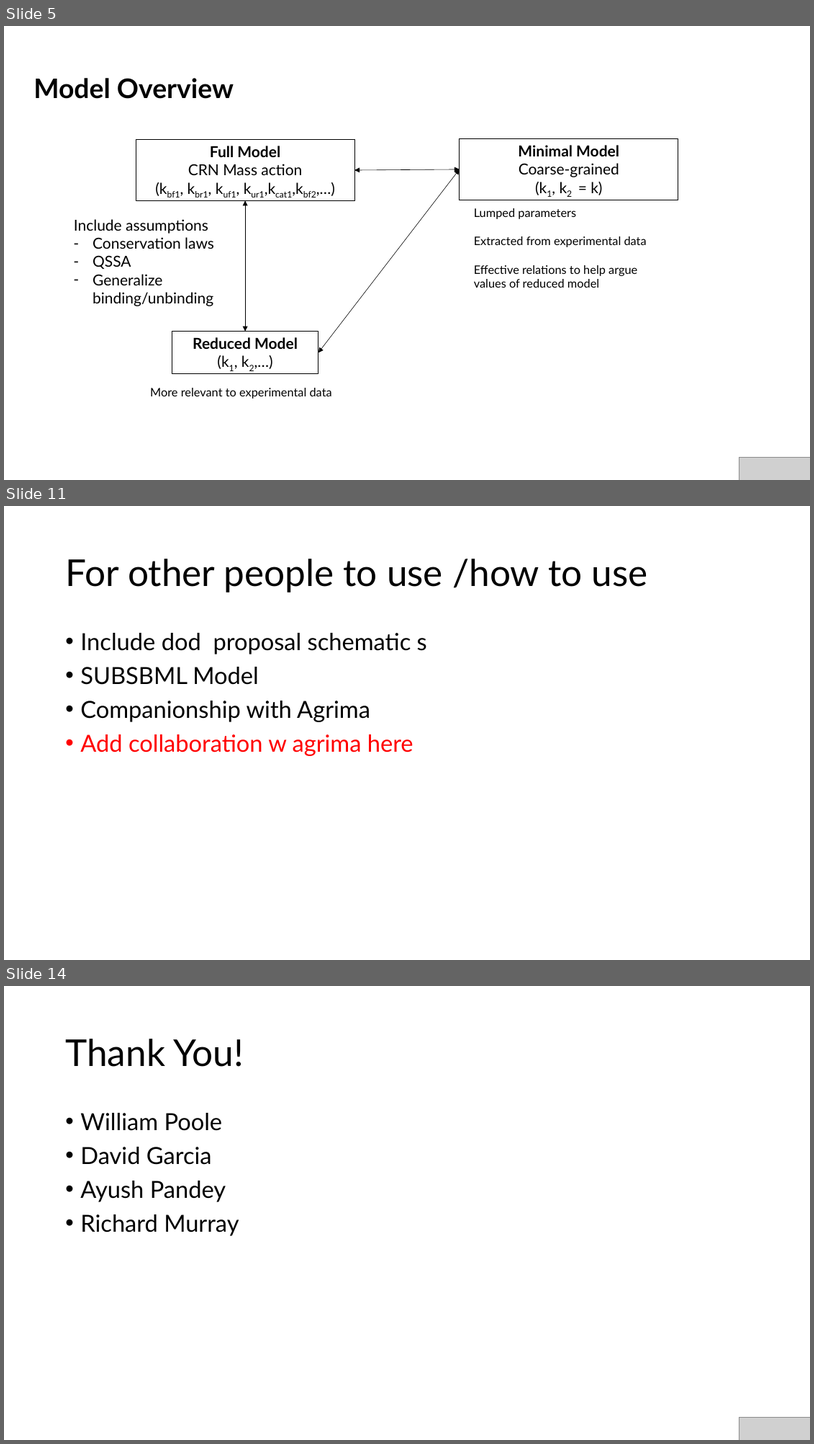
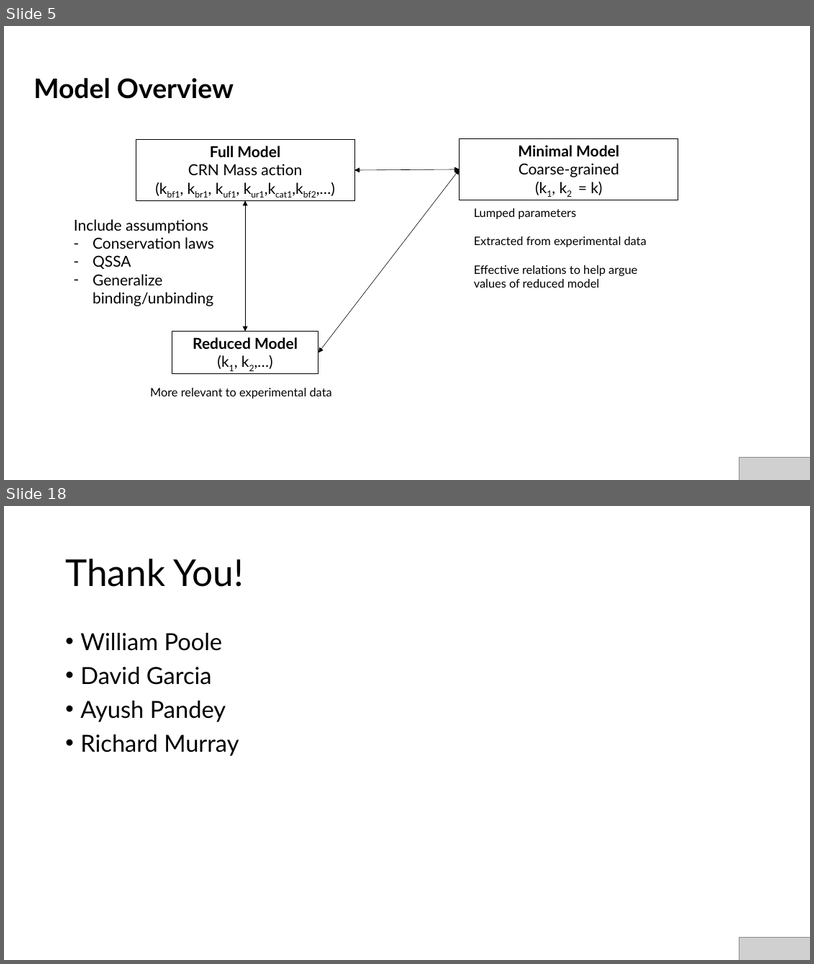
Before and after one commit to AnkitaRoychoudhury/ug_murray, a slide deck: miscellaneous/presentations/20200715_syncell_mtg.pptx. Shown one above the other, each under a label of ours: slides 5, 11 and 14 before the commit, slides 5 and 18 after it; the slides between them are not shown. The pictures are 814x1444 and 814x964 pixels, drawn with LibreOffice and Linux fonts; fonts in the diff are those of the drawing; grey boxes stand for pictures. Boxes give left, top, right and bottom in pixels: in the first picture for what was removed or moved away, otherwise in the second. Text is boxed around its words. In the diff, an @@ line names an element or a change of style, - is before the commit and + after.

```diff
--- a/miscellaneous/presentations/20200715_syncell_mtg.pptx
+++ b/miscellaneous/presentations/20200715_syncell_mtg.pptx
@@ slide 11 removed at (4,506,810,960), background #FFFFFF @@
@@ title removed at (65,559,648,592) @@
-For other people to use /how to use
@@ text removed at (80,633,427,756) @@
-• Include dod proposal schematic s
-• SUBSBML Model
-• Companionship with Agrima
-• Add collaboration w agrima here
@@ what was slide 14 is now slide 18 @@
```
Also in this commit, not shown: 8 slides changed, 6 slides added, 1 other slide removed, 27 other files.
